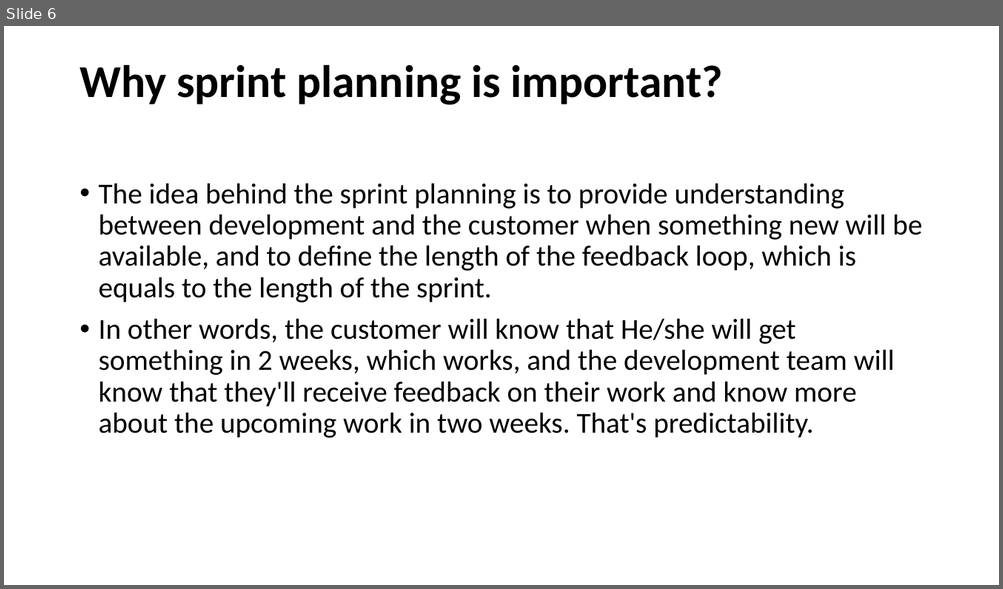
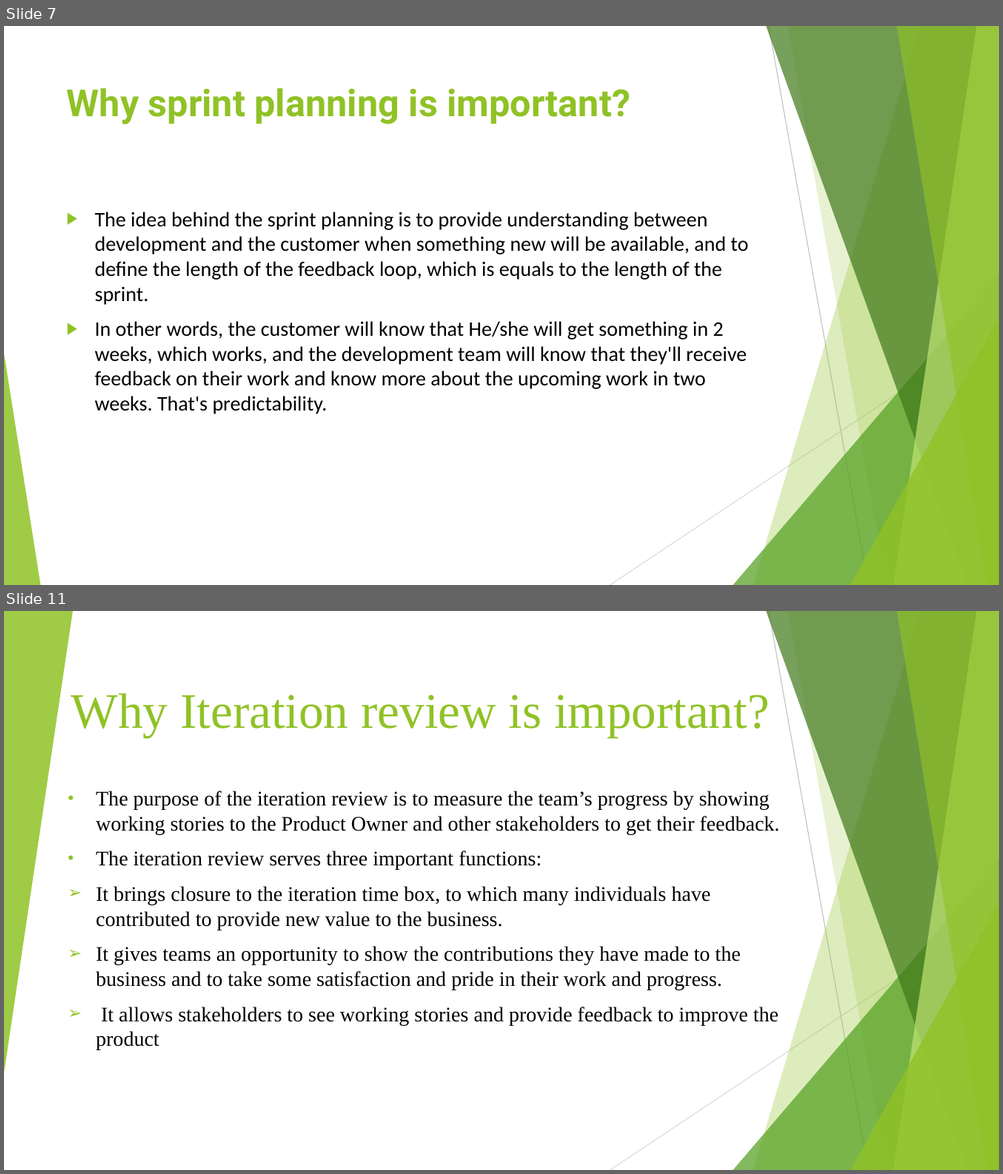
Before and after one commit to karthik07m/coredova-Sample-Ecommerce-app, a slide deck: 4 Types of Scrum Ceremonies.pptx. Shown one above the other, each under a label of ours: slide 6 before the commit, slides 7 and 11 after it; the slides between them are not shown. The pictures are 1003x589 and 1003x1174 pixels, drawn with LibreOffice and Linux fonts; fonts in the diff are those of the drawing. Boxes give left, top, right and bottom in pixels: in the first picture for what was removed or moved away, otherwise in the second. Text is boxed around its words. In the diff, an @@ line names an element or a change of style, - is before the commit and + after.

```diff
--- a/4 Types of Scrum Ceremonies.pptx
+++ b/4 Types of Scrum Ceremonies.pptx
@@ slide 11 added at (4,611,999,1170), background #FFFFFF; not listed: 9 template elements that a slide beside it also shows @@
@@ triangle added at (4,611,73,1073), fill #90C226 at 85% opacity @@
@@ title added at (71,693,769,738), 48 pt, text #90C226 @@
+Why Iteration review is important?
@@ subtitle added at (96,791,780,1051), 20 pt, text #000000 @@
+• The purpose of the iteration review is to measure the team’s progress by showing working stories to the Product Owner and other stakeholders to get their feedback.
+• The iteration review serves three important functions:
+➢ It brings closure to the iteration time box, to which many individuals have contributed to provide new value to the business.
+➢ It gives teams an opportunity to show the contributions they have made to the business and to take some satisfaction and pride in their work and progress.
+➢ It allows stakeholders to see working stories and provide feedback to improve the product
@@ what was slide 6 is now slide 7 @@
@@ slide 7 changed as well @@
@@ title "Why sprint planning is important?": place and size @@
-title "Why sprint planning is important?" at (79,64,723,105)
+title "Why sprint planning is important?" at (67,88,630,124)
@@ title "Why sprint planning is important?" at (67,88,630,124): size 44 to 36 pt, font Calibri to Roboto, text colour #000000 to #90C226; line spacing 0.9 to 1; vertical alignment middle to top @@
@@ text "The idea behind the sprint ...": place and size @@
-text "The idea behind the sprint ..." at (99,183,922,438)
+text "The idea behind the sprint ..." at (95,212,748,414)
@@ text "The idea behind the sprint ..." at (95,212,748,414): size 28 to 20 pt; bullet • to ▶; line spacing 0.9 to 1 @@
@@ group added at (4,26,999,585): 5 freeform shapes, 3 triangles, 2 lines @@
```
Also in this commit, not shown: 4 other slides changed, 7 other slides added, 1 slide removed.
